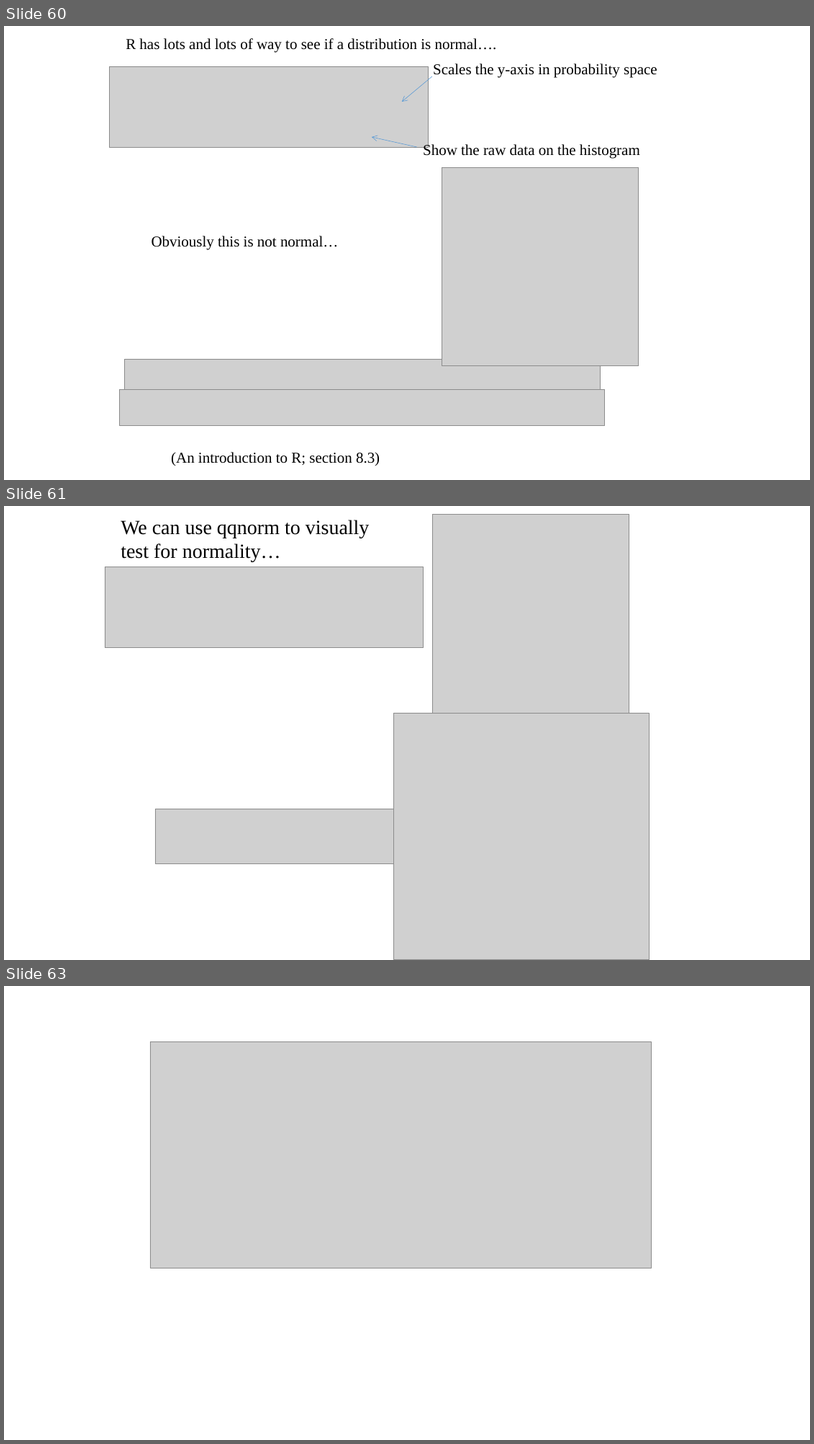
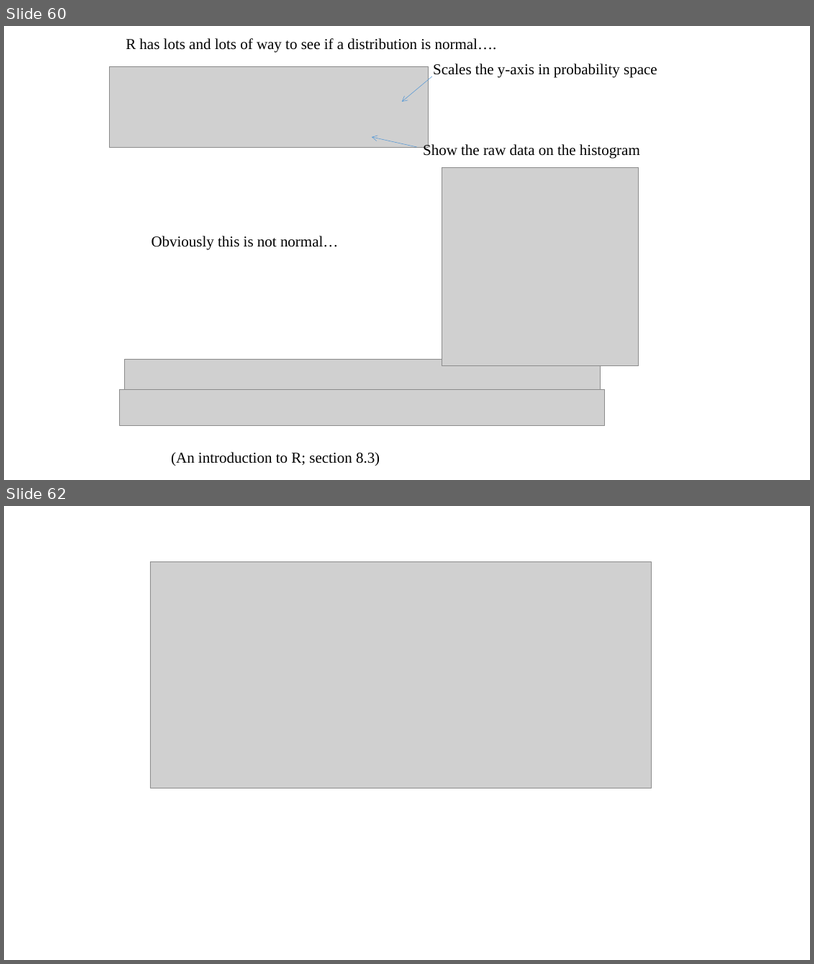
Before and after one commit to afodor/afodor.github.io, a slide deck: classes/ChapelHill2016/ChapelHillWorkshop_Fodor.pptx. Shown one above the other, each under a label of ours: slides 60, 61 and 63 before the commit, slides 60 and 62 after it; the slides between them are not shown. The pictures are 814x1444 and 814x964 pixels, drawn with LibreOffice and Linux fonts; fonts in the diff are those of the drawing; grey boxes stand for pictures. Boxes give left, top, right and bottom in pixels: in the first picture for what was removed or moved away, otherwise in the second. Text is boxed around its words. In the diff, an @@ line names an element or a change of style, - is before the commit and + after.

```diff
--- a/classes/ChapelHill2016/ChapelHillWorkshop_Fodor.pptx
+++ b/classes/ChapelHill2016/ChapelHillWorkshop_Fodor.pptx
@@ slide 61 removed at bbox=[4, 506, 810, 960], background #FFFFFF @@
@@ text removed at bbox=[121, 520, 370, 562] @@
-We can use qqnorm to visually
-test for normality…
@@ picture removed at bbox=[432, 514, 629, 713] @@
@@ picture removed at bbox=[105, 566, 424, 648] @@
@@ picture removed at bbox=[394, 713, 650, 959] @@
@@ picture removed at bbox=[155, 808, 405, 864] @@
@@ what was slide 63 is now slide 62 @@
```
Also in this commit, not shown: 1 slide changed, 17 slides added.
